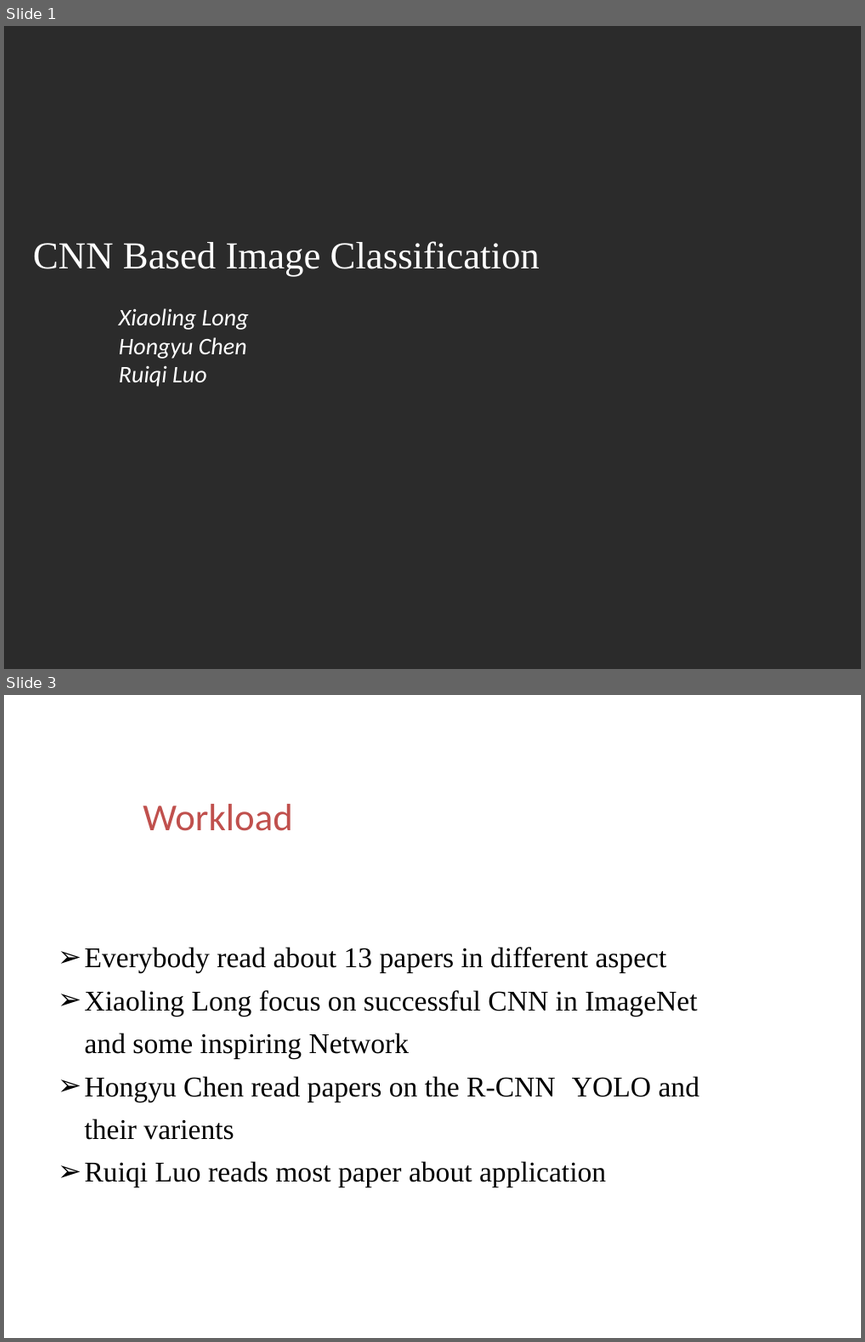
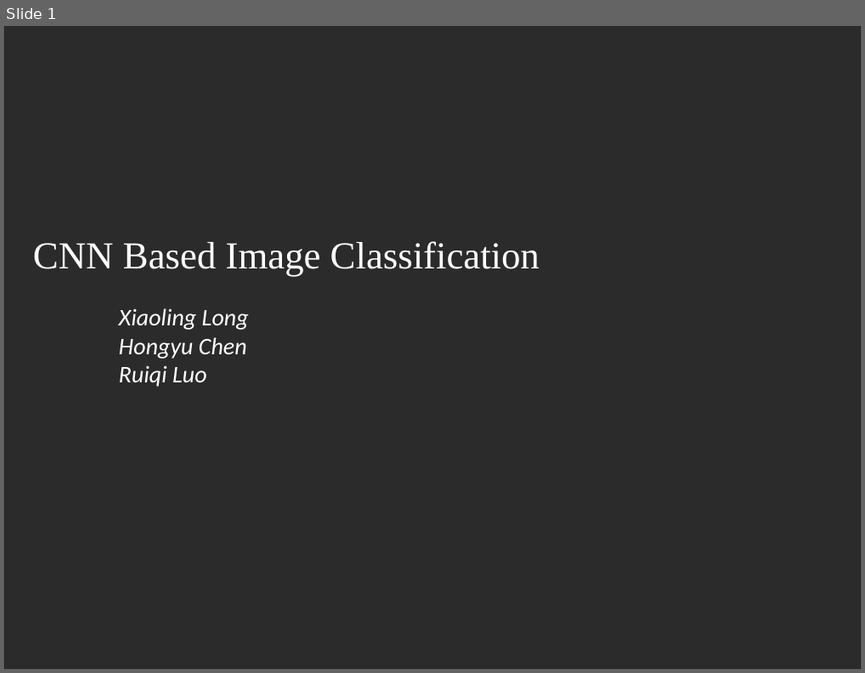
Before and after one commit to ttomchy/CV_2Project, a slide deck: presentation.pptx. Shown one above the other, each under a label of ours: slides 1 and 3 before the commit, slide 1 after it; the slides between them are not shown. The pictures are 865x1342 and 865x673 pixels, drawn with LibreOffice and Linux fonts; fonts in the diff are those of the drawing; background and template pictures are left out; a plain dark background stands for a picture behind light text. Boxes give left, top, right and bottom in pixels: in the first picture for what was removed or moved away, otherwise in the second. Text is boxed around its words. In the diff, an @@ line names an element or a change of style, - is before the commit and + after.

```diff
--- a/presentation.pptx
+++ b/presentation.pptx
@@ slide 3 removed at <box>4,695,861,1338</box>, background picture (left out) @@
@@ text removed at <box>69,791,121,839</box> @@
-01
@@ text removed at <box>143,804,292,831</box> @@
-Workload
@@ text removed at <box>85,947,700,1187</box> @@
-➢ Everybody read about 13 papers in different aspect
-➢ Xiaoling Long focus on successful CNN in ImageNet and some inspiring Network
-➢ Hongyu Chen read papers on the R-CNN YOLO and their varients
-➢ Ruiqi Luo reads most paper about application
```
Also in this commit, not shown: 9 slides changed, 1 slide added, 1 other file.
